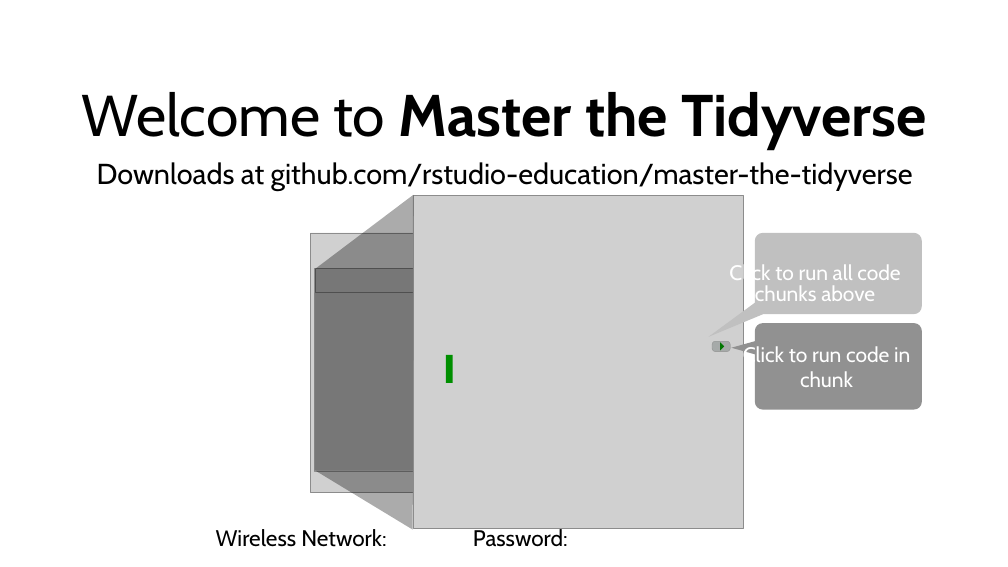
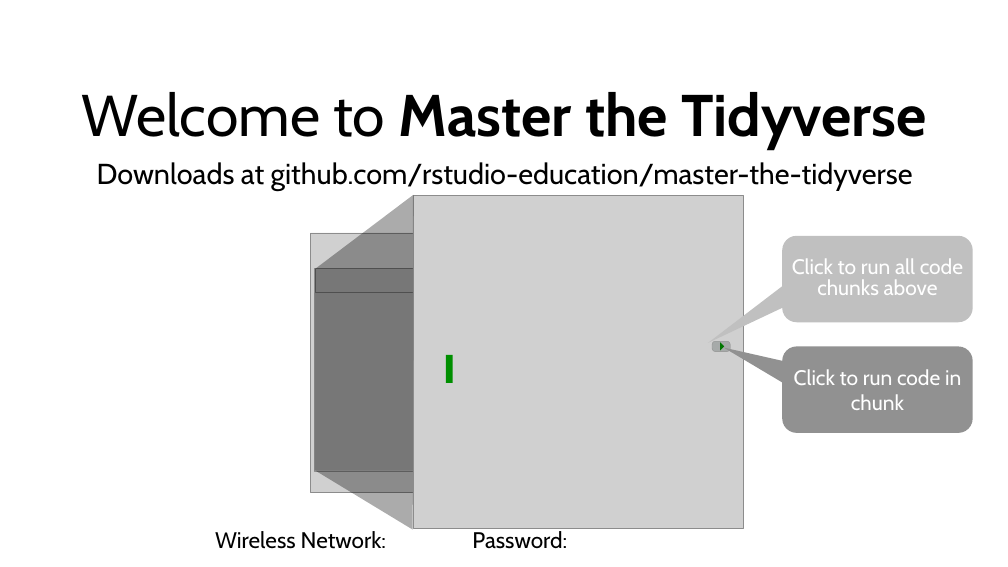
Before and after one commit to rstudio-education/master-the-tidyverse-instructors, a slide deck: slide 7 of powerpoints/000-A-Preclass-loop.pptx (slide 12 before the commit). Drawn at 1008x567 pixels with LibreOffice and Linux fonts; fonts in the diff are those of the drawing; grey boxes stand for pictures. Boxes give left, top, right and bottom in pixels: in the first picture for what was removed or moved away, otherwise in the second. Text is boxed around its words. In the diff, an @@ line names an element or a change of style, - is before the commit and + after.

```diff
--- a/powerpoints/000-A-Preclass-loop.pptx
+++ b/powerpoints/000-A-Preclass-loop.pptx
@@ freeform shape removed at box(708, 233, 922, 337) @@
-Click to run all code chunks above
@@ rounded speech box added at box(782, 236, 972, 322), fill #C0C0C0, 40 pt, text #FFFFFF @@
+Click to run all code chunks above
@@ freeform shape removed at box(731, 323, 922, 410) @@
-Click to run code in chunk
@@ rounded speech box added at box(782, 346, 972, 433), fill #919191, 40 pt, text #FFFFFF @@
+Click to run code in chunk
@@ text "Wireless Network: Password:": place and size @@
-text "Wireless Network: Password:" at box(216, 526, 568, 547)
+text "Wireless Network: Password:" at box(215, 531, 567, 549)
```
Also in this commit, not shown: 5 other slides changed, 7 slides removed.
